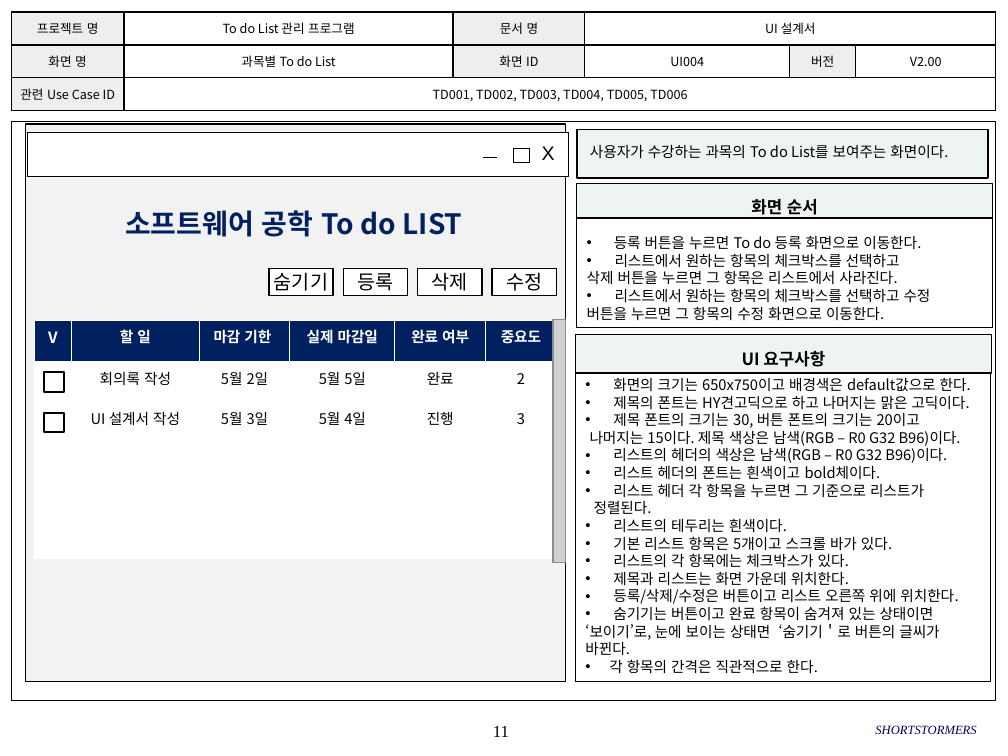
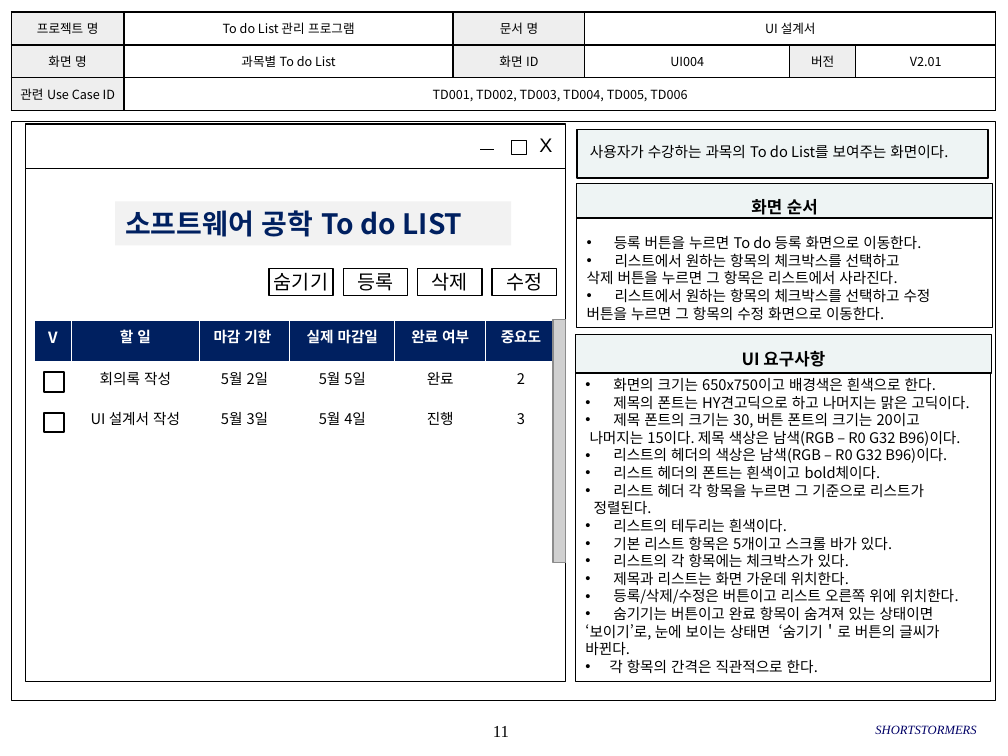
Before and after one commit to SMU-SE-Admin/18-1_7_SHORTSTORMERS_Doc, a slide deck: slide 11 of 03 설계/UI 설계서_7_SHORTSTORMERS.pptx. Drawn at 1008x756 pixels with LibreOffice and Linux fonts; fonts in the diff are those of the drawing; grey boxes stand for pictures; background and template pictures are left out. Boxes give left, top, right and bottom in pixels: in the first picture for what was removed or moved away, otherwise in the second. Text is boxed around its words. In the diff, an @@ line names an element or a change of style, - is before the commit and + after.

Commit message:
#1105 UI설계서 수정
특수문자 경고 알림 메시지 추가, 배경색 변경

```diff
--- a/03 설계/UI 설계서_7_SHORTSTORMERS.pptx
+++ b/03 설계/UI 설계서_7_SHORTSTORMERS.pptx
@@ table at (x1=11, y1=12, x2=995, y2=111) @@
-row 2, column 6: V2.00
+row 2, column 6: V2.01
@@ rectangle at (x1=25, y1=124, x2=565, y2=681): fill #F2F2F2 to none @@
@@ 2 rectangles, 1 line moved together from (x1=27, y1=132, x2=568, y2=176) to (x1=25, y1=124, x2=565, y2=168) @@
@@ text "X" rewrapped from (x1=532, y1=136, x2=565, y2=174) to (x1=539, y1=138, x2=552, y2=152) @@
@@ text in rectangle at (x1=613, y1=378, x2=936, y2=391): text changed @@
-• 화면의 크기는 650x750이고 배경색은 default값으로 한다.
+• 화면의 크기는 650x750이고 배경색은 흰색으로 한다.
```
Also in this commit, not shown: 24 other slides changed, 2 slides added.
